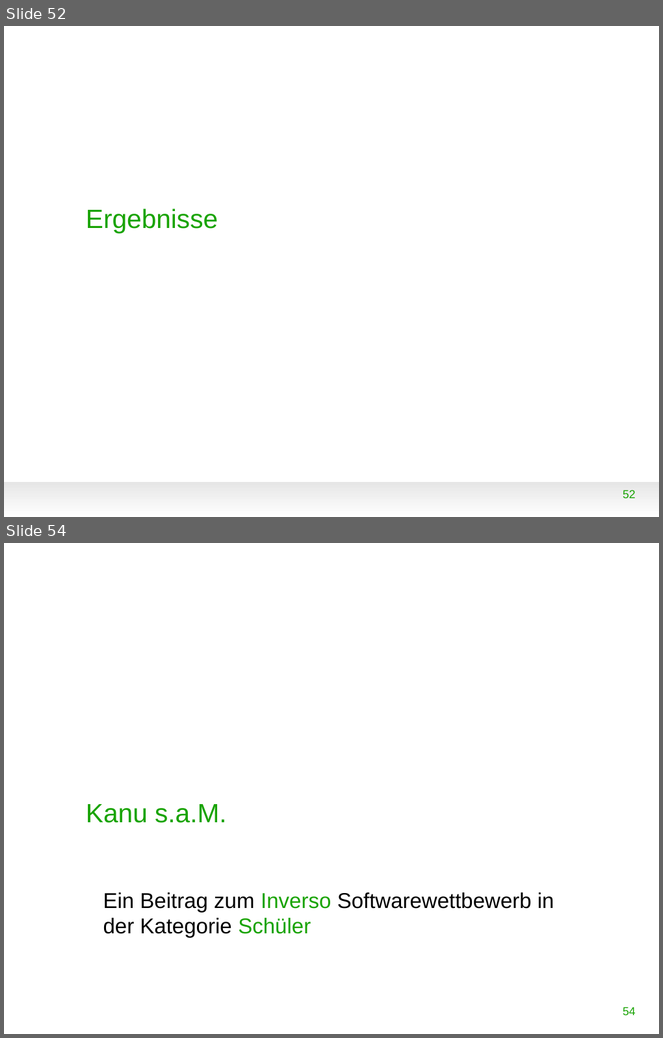
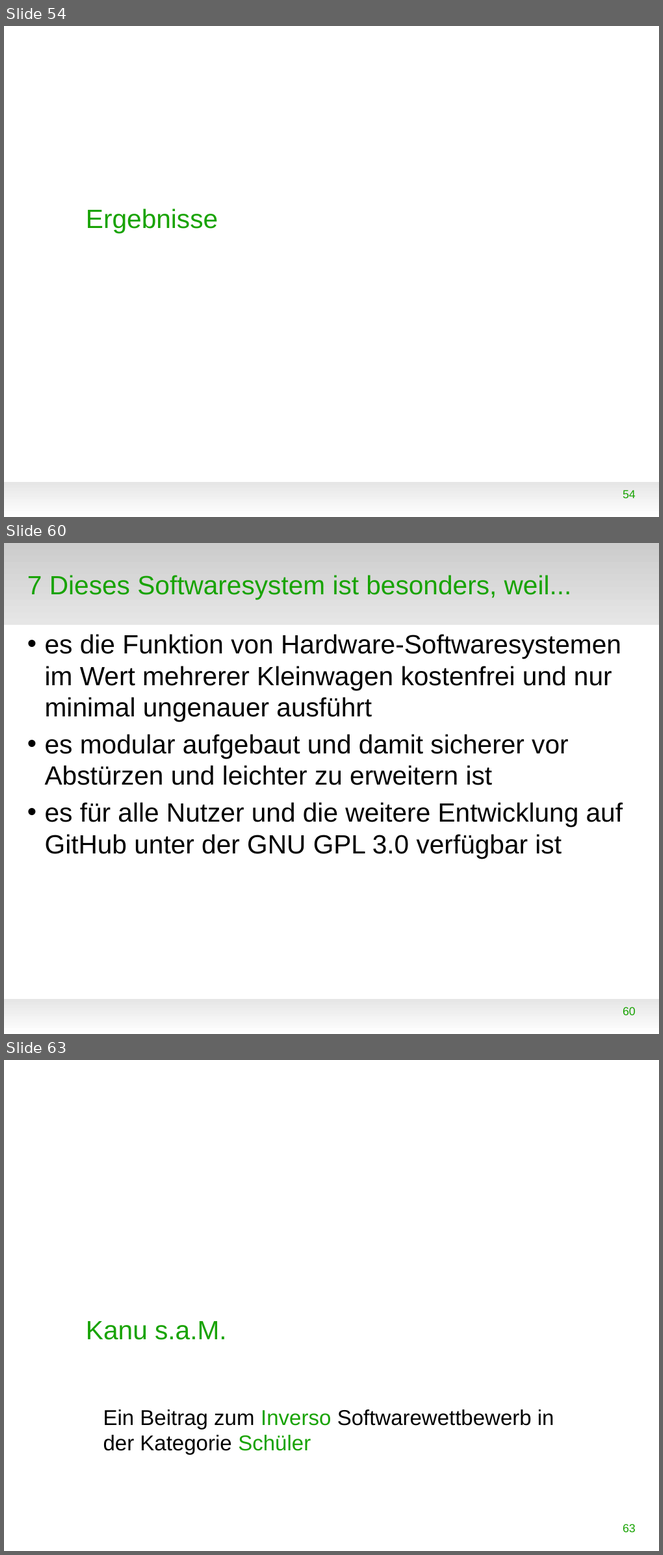
Before and after one commit to WorldofJARcraft/Kanu-s.a.M., a slide deck: Präsentation/Präsentation.odp. Shown one above the other, each under a label of ours: slides 52 and 54 before the commit, slides 54, 60 and 63 after it; the slides between them are not shown. The pictures are 663x1038 and 663x1555 pixels, drawn with LibreOffice and Linux fonts; fonts in the diff are those of the drawing; background and template pictures are left out. Boxes give left, top, right and bottom in pixels: in the first picture for what was removed or moved away, otherwise in the second. Text is boxed around its words. In the diff, an @@ line names an element or a change of style, - is before the commit and + after.

```diff
--- a/Präsentation/Präsentation.odp
+++ b/Präsentation/Präsentation.odp
@@ slide 60 added at bbox=[4, 543, 659, 1034], background #FFFFFF; not listed: 1 template element that a slide beside it also shows @@
@@ rectangle added at bbox=[4, 543, 659, 625], fill gradient #CCCCCC to #E6E6E6 @@
@@ title added at bbox=[27, 575, 572, 599], 32 pt, text #18A303 @@
+7 Dieses Softwaresystem ist besonders, weil...
@@ text added at bbox=[45, 634, 623, 858], 32 pt, text #000000 @@
+• es die Funktion von Hardware-Softwaresystemen im Wert mehrerer Kleinwagen kostenfrei und nur minimal ungenauer ausführt
+• es modular aufgebaut und damit sicherer vor Abstürzen und leichter zu erweitern ist
+• es für alle Nutzer und die weitere Entwicklung auf GitHub unter der GNU GPL 3.0 verfügbar ist
@@ page number added at bbox=[623, 1007, 636, 1016], 14 pt, text #18A303 @@
+60
@@ what was slide 52 is now slide 54 @@
@@ page number at bbox=[623, 490, 636, 499]: text changed @@
-52
+54
@@ what was slide 54 is now slide 63 @@
@@ page number at bbox=[623, 1524, 636, 1533]: text changed @@
-54
+63
```
Also in this commit, not shown: 12 slides changed, 8 other slides added, 20 other files.
